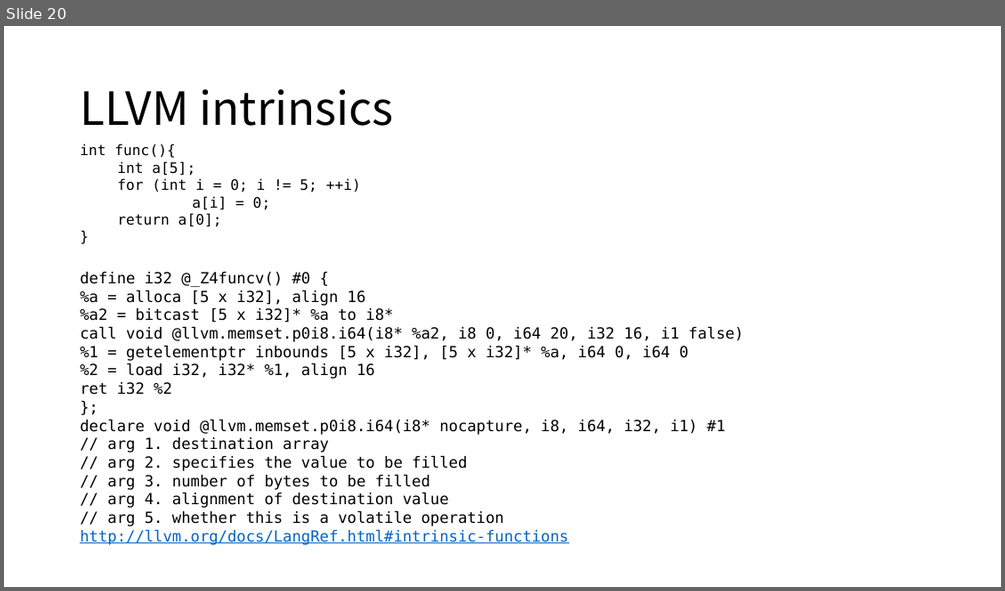
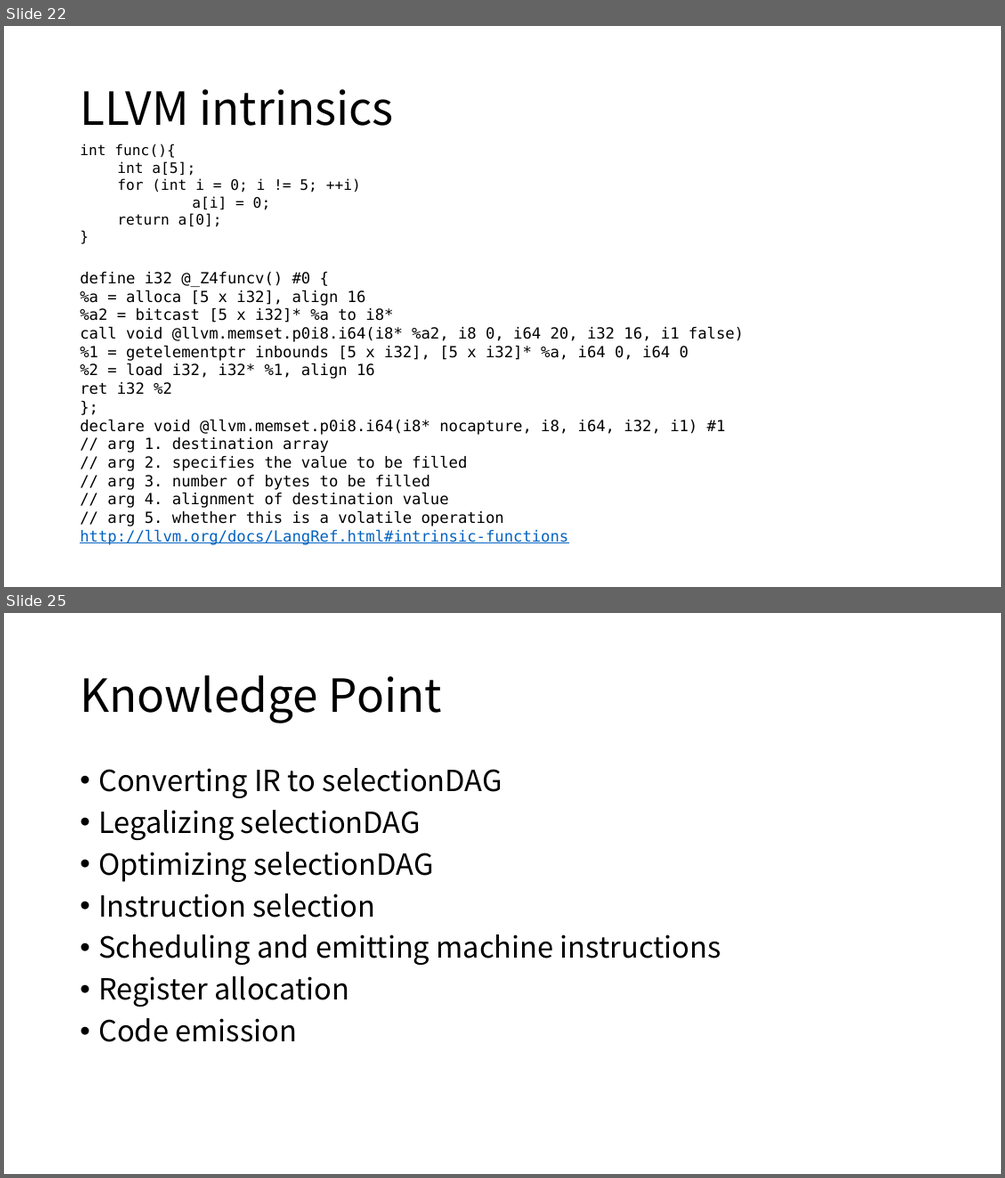
Before and after one commit to xiazhiqian/PPT-Work, a slide deck: LLVM Notes.pptx. Shown one above the other, each under a label of ours: slide 20 before the commit, slides 22 and 25 after it; the slides between them are not shown. The pictures are 1005x591 and 1005x1178 pixels, drawn with LibreOffice and Linux fonts; fonts in the diff are those of the drawing. Boxes give left, top, right and bottom in pixels: in the first picture for what was removed or moved away, otherwise in the second. Text is boxed around its words. In the diff, an @@ line names an element or a change of style, - is before the commit and + after.

```diff
--- a/LLVM Notes.pptx
+++ b/LLVM Notes.pptx
@@ slide 25 added at box(4, 613, 1001, 1174), background #FFFFFF @@
@@ title added at box(80, 675, 442, 723), 44 pt, text #000000 @@
+Knowledge Point
@@ text added at box(98, 768, 721, 1042), 28 pt, text #000000 @@
+• Converting IR to selectionDAG
+• Legalizing selectionDAG
+• Optimizing selectionDAG
+• Instruction selection
+• Scheduling and emitting machine instructions
+• Register allocation
+• Code emission
@@ what was slide 20 is now slide 22 @@
```
Also in this commit, not shown: 2 slides changed, 20 other slides added.
